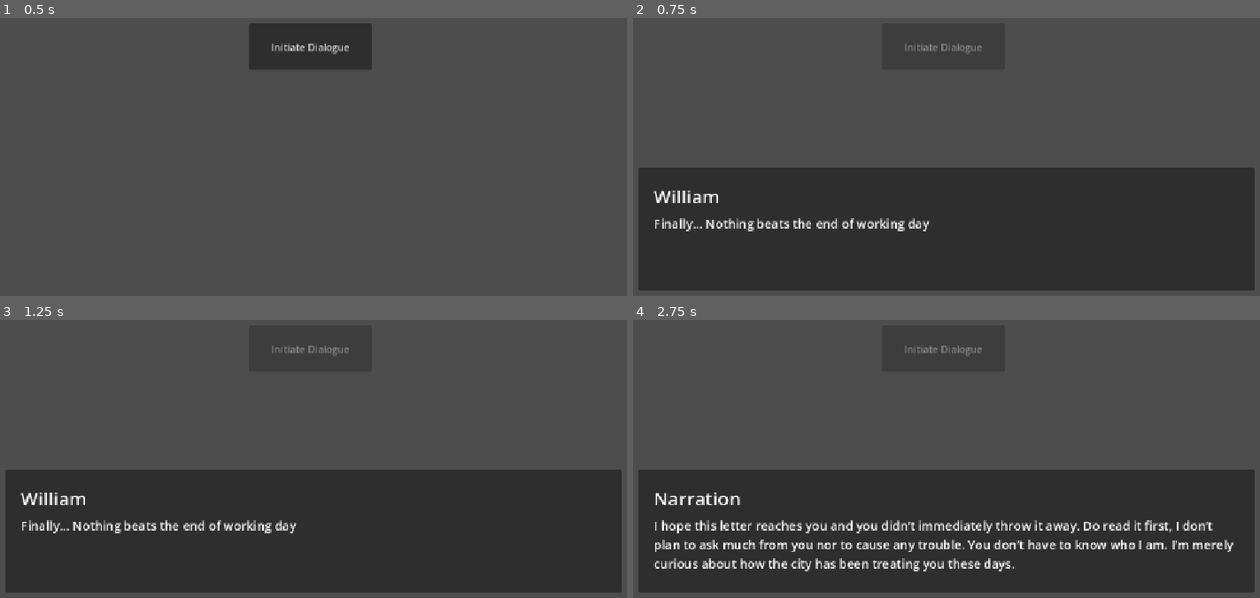
Above: before the commit, frames 1-4 (two rows, left to right).
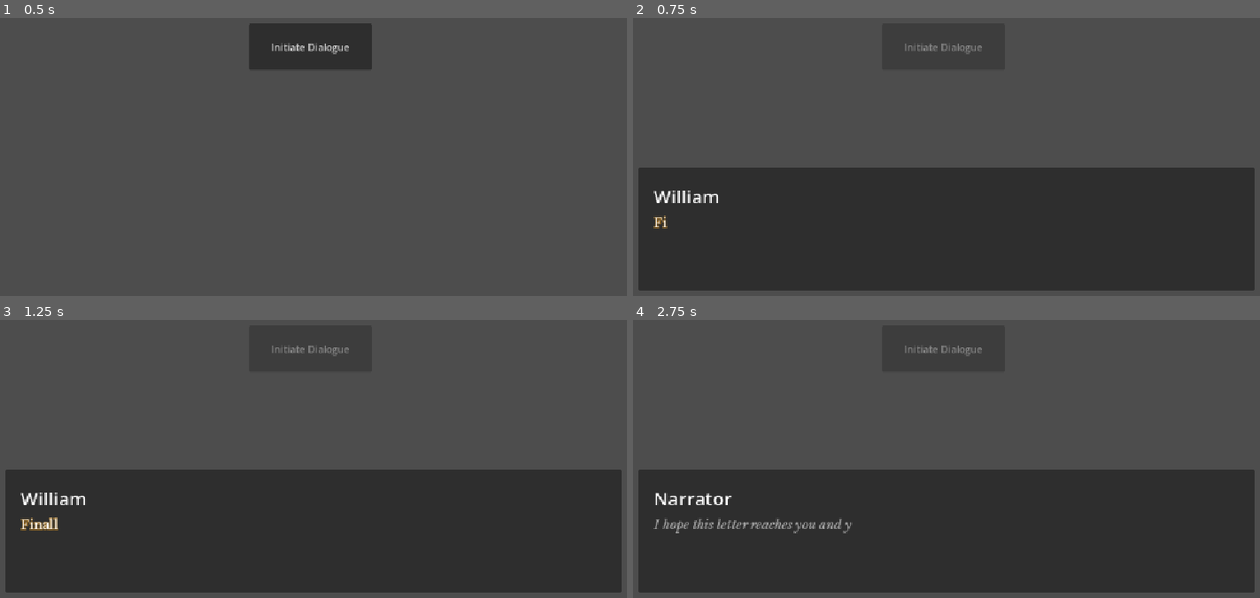
Above: after the commit, the same moments.

Repository: jegeiii/kafcult-co.-s-GIMJAM
Game: Godot game, scene res://scenes/dialogue_test_scene.tscn
Same seed, same stepped clock (60 frames per second), same inputs: the game is played once before the commit and once after it. This scene is started directly instead of the project's main scene.
Inputs:
- Up to frame 1 (0.5 s): no input
- Up to frame 2 (0.75 s): click "Initiate Dialogue" at 0.5 s
- Up to frame 3 (1.25 s): no input
- Up to frame 4 (2.75 s): tap Enter (continue_dialogue) at 1.25, 1.35, 2.1 s

Frame 1 is identical in both runs. In frame 2, 0.9% of the frame differs, in the area x 3-48%, y 71-77%; in frame 3, 1.0%; in frame 4, 4.7%, in the area x 3-96%, y 62-91%.

Commit message:
feat: added styling and typing animation for dialogue

Diff:
--- /dev/null
+++ b/dialogues/experimental_dialogue_text.json
@@ -0,0 +1,374 @@
+
+{
+  "characters": [
+	{
+	  "name": "William",
+	  "position": "center"
+	},
+	{
+	  "name": "Narrator"
+	}
+  ],
+  "dialogue": [
+	{
+	  "speaker": "William",
+	  "expression": "normal",
+	  "delivery": "spoken",
+	  "segments": [
+		{
+		  "text": "Finally... ",
+		  "pacing": 0.12,
+		  "style": "normal",
+		  "pause_after": 0.5
+		},
+		{
+		  "text": "Nothing beats the end of working day.",
+		  "pacing": 0.055,
+		  "style": "normal",
+		  "pause_after": 0
+		}
+	  ]
+	},
+	{
+	  "speaker": "William",
+	  "expression": "normal",
+	  "delivery": "spoken",
+	  "segments": [
+		{
+		  "text": "Why is there a letter from... ",
+		  "pacing": 0.055,
+		  "style": "normal",
+		  "pause_after": 0.8
+		},
+		{
+		  "text": "that place anyways?",
+		  "pacing": 0.09,
+		  "style": "normal",
+		  "pause_after": 0
+		}
+	  ]
+	},
+	{
+	  "speaker": "Narrator",
+	  "expression": "normal",
+	  "delivery": "narration",
+	  "segments": [
+		{
+		  "text": "To my dear, William Blackwood",
+		  "pacing": 0.055,
+		  "style": "narration",
+		  "pause_after": 1.2
+		}
+	  ]
+	},
+	{
+	  "speaker": "Narrator",
+	  "expression": "normal",
+	  "delivery": "narration",
+	  "segments": [
+		{
+		  "text": "I hope this letter reaches you and you didn't immediately throw it away. ",
+		  "pacing": 0.045,
+		  "style": "narration",
+		  "pause_after": 0.3
+		},
+		{
+		  "text": "Do read it first, I don't plan to ask much from you nor to cause any trouble. ",
+		  "pacing": 0.045,
+		  "style": "narration",
+		  "pause_after": 0.3
+		},
+		{
+		  "text": "You don't have to know who I am. ",
+		  "pacing": 0.05,
+		  "style": "narration",
+		  "pause_after": 0.5
+		},
+		{
+		  "text": "I'm merely curious about how the city has been treating you these days.",
+		  "pacing": 0.045,
+		  "style": "narration",
+		  "pause_after": 1.5
+		}
+	  ]
+	},
+	{
+	  "speaker": "Narrator",
+	  "expression": "normal",
+	  "delivery": "narration",
+	  "segments": [
+		{
+		  "text": "The city is heaven, isn't it? ",
+		  "pacing": 0.05,
+		  "style": "narration",
+		  "pause_after": 0.4
+		},
+		{
+		  "text": "Lots of opportunities. Plenty of possibilities. ",
+		  "pacing": 0.045,
+		  "style": "narration",
+		  "pause_after": 0.4
+		},
+		{
+		  "text": "Even fresh chances to achieve your deep-rooted dreams. ",
+		  "pacing": 0.045,
+		  "style": "narration",
+		  "pause_after": 0.8
+		},
+		{
+		  "text": "Still, you realize it, don't you? ",
+		  "pacing": 0.065,
+		  "style": "narration",
+		  "pause_after": 0.6
+		},
+		{
+		  "text": "That no matter how far you run from the woods, you know that...",
+		  "pacing": 0.085,
+		  "style": "narration",
+		  "pause_after": 1.5
+		}
+	  ]
+	},
+	{
+	  "speaker": "Narrator",
+	  "expression": "normal",
+	  "delivery": "narration",
+	  "segments": [
+		{
+		  "text": "Only the worthy ones deserve heaven.",
+		  "pacing": 0.11,
+		  "style": "ominous",
+		  "pause_after": 1.5
+		}
+	  ]
+	},
+	{
+	  "speaker": "William",
+	  "expression": "surprised",
+	  "delivery": "spoken",
+	  "segments": [
+		{
+		  "text": "...!!",
+		  "pacing": 0.18,
+		  "style": "emphasis",
+		  "pause_after": 1.2
+		}
+	  ]
+	},
+	{
+	  "speaker": "Narrator",
+	  "expression": "normal",
+	  "delivery": "narration",
+	  "segments": [
+		{
+		  "text": "The doors will greet you with open arms.",
+		  "pacing": 0.075,
+		  "style": "narration",
+		  "pause_after": 1.0
+		}
+	  ]
+	},
+	{
+	  "speaker": "Narrator",
+	  "expression": "normal",
+	  "delivery": "narration",
+	  "segments": [
+		{
+		  "text": "If you walk through the woods to the place that was once your home now, ",
+		  "pacing": 0.045,
+		  "style": "narration",
+		  "pause_after": 0.3
+		},
+		{
+		  "text": "you'll see the walls are as steady as ever, expected from the Blackwoods. ",
+		  "pacing": 0.045,
+		  "style": "narration",
+		  "pause_after": 0.3
+		},
+		{
+		  "text": "The roofs are still looming high to the sky though the power is now weak. ",
+		  "pacing": 0.045,
+		  "style": "narration",
+		  "pause_after": 0.3
+		},
+		{
+		  "text": "The crickets still sing their ode late into the night.",
+		  "pacing": 0.05,
+		  "style": "narration",
+		  "pause_after": 1.0
+		}
+	  ]
+	},
+	{
+	  "speaker": "Narrator",
+	  "expression": "normal",
+	  "delivery": "narration",
+	  "segments": [
+		{
+		  "text": "Nobody lives there anymore. ",
+		  "pacing": 0.075,
+		  "style": "ominous",
+		  "pause_after": 0.7
+		},
+		{
+		  "text": "Nobody comes by.",
+		  "pacing": 0.095,
+		  "style": "ominous",
+		  "pause_after": 1.2
+		}
+	  ]
+	},
+	{
+	  "speaker": "Narrator",
+	  "expression": "normal",
+	  "delivery": "narration",
+	  "segments": [
+		{
+		  "text": "I hope you can do me a favor to visit the manor again. ",
+		  "pacing": 0.05,
+		  "style": "narration",
+		  "pause_after": 0.4
+		},
+		{
+		  "text": "Though I can't guarantee that we will meet there, ",
+		  "pacing": 0.055,
+		  "style": "narration",
+		  "pause_after": 0.5
+		},
+		{
+		  "text": "but you won't be alone.",
+		  "pacing": 0.085,
+		  "style": "ominous",
+		  "pause_after": 1.0
+		}
+	  ]
+	},
+	{
+	  "speaker": "Narrator",
+	  "expression": "normal",
+	  "delivery": "narration",
+	  "segments": [
+		{
+		  "text": "I'm waiting... ",
+		  "pacing": 0.11,
+		  "style": "narration",
+		  "pause_after": 1.0
+		},
+		{
+		  "text": "No, they're waiting.",
+		  "pacing": 0.13,
+		  "style": "ominous",
+		  "pause_after": 1.5
+		}
+	  ]
+	},
+	{
+	  "speaker": "William",
+	  "expression": "surprised",
+	  "delivery": "spoken",
+	  "segments": [
+		{
+		  "text": "...Going back? ",
+		  "pacing": 0.14,
+		  "style": "normal",
+		  "pause_after": 0.8
+		},
+		{
+		  "text": "There?",
+		  "pacing": 0.18,
+		  "style": "normal",
+		  "pause_after": 2.5
+		}
+	  ]
+	},
+	{
+	  "speaker": "William",
+	  "expression": "normal",
+	  "delivery": "spoken",
+	  "segments": [
+		{
+		  "text": "Only the worthy ones deserve heaven... ",
+		  "pacing": 0.095,
+		  "style": "normal",
+		  "pause_after": 0.8
+		},
+		{
+		  "text": "Who even knows that?",
+		  "pacing": 0.065,
+		  "style": "normal",
+		  "pause_after": 2.0
+		}
+	  ]
+	},
+	{
+	  "speaker": "William",
+	  "expression": "normal",
+	  "delivery": "spoken",
+	  "segments": [
+		{
+		  "text": "Should I go...? ",
+		  "pacing": 0.1,
+		  "style": "normal",
+		  "pause_after": 1.0
+		},
+		{
+		  "text": "But...",
+		  "pacing": 0.17,
+		  "style": "normal",
+		  "pause_after": 1.5
+		}
+	  ]
+	},
+	{
+	  "speaker": "William",
+	  "expression": "normal",
+	  "delivery": "thought",
+	  "segments": [
+		{
+		  "text": "Who even sent this invitation to me ",
+		  "pacing": 0.055,
+		  "style": "thought",
+		  "pause_after": 0.5
+		},
+		{
+		  "text": "after all these years?",
+		  "pacing": 0.09,
+		  "style": "thought",
+		  "pause_after": 0.8
+		}
+	  ]
+	},
+	{
+	  "speaker": "William",
+	  "expression": "normal",
+	  "delivery": "thought",
+	  "segments": [
+		{
+		  "text": "Ignoring the invitation does feel kind of rude, ",
+		  "pacing": 0.05,
+		  "style": "thought",
+		  "pause_after": 0.4
+		},
+		{
+		  "text": "though.",
+		  "pacing": 0.12,
+		  "style": "thought",
+		  "pause_after": 1.0
+		}
+	  ]
+	},
+	{
+	  "speaker": "William",
+	  "expression": "normal",
+	  "delivery": "spoken",
+	  "segments": [
+		{
+		  "text": "Let's get this over with, then...",
+		  "pacing": 0.07,
+		  "style": "normal",
+		  "pause_after": 0
+		}
+	  ]
+	}
+  ]
+}
--- /dev/null
+++ b/presets/emphasis.tres
@@ -0,0 +1,14 @@
+[gd_resource type="Resource" script_class="TextPreset" format=3 uid="uid://dsxjs7t8uu8s8"]
+
+[ext_resource type="Script" uid="uid://dtenxj4itxwi5" path="res://presets/text_preset.gd" id="1_4t1y7"]
+[ext_resource type="FontFile" uid="uid://cid85lhfdw6h2" path="res://fonts/LibreBaskerville-Bold.ttf" id="1_34t72"]
+
+[resource]
+script = ExtResource("1_4t1y7")
+font = ExtResource("1_34t72")
+font_size = 22
+color = Color(0.9411765, 0.9019608, 0.8352941, 1)
+bold = true
+outline = Color(0.16078432, 0.13333334, 0.11372549, 1)
+outline_size = 1
+metadata/_custom_type_script = "uid://dtenxj4itxwi5"
--- a/scenes/dialogue_ui.tscn
+++ b/scenes/dialogue_ui.tscn
@@ -4,9 +4,6 @@
 
 [sub_resource type="LabelSettings" id="LabelSettings_uj04i"]
 font_size = 30
-
-[sub_resource type="LabelSettings" id="LabelSettings_p5viw"]
-font_size = 20
 
 [node name="DialogueUI" type="Control" unique_id=1234273672]
 layout_mode = 3
@@ -51,10 +48,10 @@
 text = "Character Name"
 label_settings = SubResource("LabelSettings_uj04i")
 
-[node name="CharacterMessageLabel" type="Label" parent="MarginContainer/DialogueBox/MarginContainer/VBoxContainer" unique_id=1560942092]
+[node name="CharacterMessageLabel" type="RichTextLabel" parent="MarginContainer/DialogueBox/MarginContainer/VBoxContainer" unique_id=1828002419]
 unique_name_in_owner = true
-custom_minimum_size = Vector2(600, 0)
+custom_minimum_size = Vector2(600, 50)
 layout_mode = 2
-text = "Character Message"
-label_settings = SubResource("LabelSettings_p5viw")
-autowrap_mode = 3
+bbcode_enabled = true
+text = "MessageCharacter MessageCharacter MessageCharacter MessageCharacter MessageCharacter MessageCharacter MessageCharacter MessageCharacter MessageCharacter MessageCharacter MessageCharacter MessageCharacter MessageCharacter MessageCharacter MessageCharacter MessageCharacter MessageCharacter MessageCharacter MessageCharacter MessageCharacter MessageCharacter MessageCharacter MessageCharacter MessageCharacter Message"
+fit_content = true
--- a/scripts/dialogue_manager.gd
+++ b/scripts/dialogue_manager.gd
@@ -3,10 +3,11 @@
 var dialogue_lines: Array
 var current_line_idx: int
 var dialogue_ongoing: bool
+var dialogue_line_ongoing: bool
 
 signal dialogue_start
 signal dialogue_end
-signal load_next_line(speaker, text)
+signal load_next_line(speaker, message)
 
 func load_dialogue_json(dialogue_path: String) -> Dictionary:
 	# Basically import the entire json file as text
@@ -31,10 +32,10 @@
 
 	# Get the array of all the dialogues from a json file
 	var dialogue_json: Dictionary = load_dialogue_json(dialogue_path)
-	var dialogue_data = dialogue_json["dialogue"]
+	var dialogue_lines_data = dialogue_json["dialogue"]
 
 	# Set initial conditions
-	dialogue_lines = dialogue_data
+	dialogue_lines = dialogue_lines_data
 	current_line_idx = 0
 
 	# Display the first line
@@ -42,8 +43,9 @@
 
 func display_current_line() -> void:
 	var current_line: Dictionary = dialogue_lines[current_line_idx]
+	print(current_line)
 	var current_speaker = current_line["speaker"]
-	var current_message = current_line["text"]
+	var current_message = current_line["segments"]
 
 	# Emit signal to load the next line
 	load_next_line.emit(current_speaker, current_message)
@@ -56,4 +58,4 @@
 		dialogue_ongoing = false
 
 #func _ready():
-	#print(dialogue_start)
+	#initiate_dialogue("res://dialogues/experimental_dialogue_text.json")
--- a/scripts/dialogue_test_scene.gd
+++ b/scripts/dialogue_test_scene.gd
@@ -6,7 +6,7 @@
 func _on_button_pressed() -> void:
 	print("Dialogue initiated")
 	$CanvasLayer/Button.disabled = true
-	DialogueManager.initiate_dialogue("res://dialogues/test_dialogue_text.json")
+	DialogueManager.initiate_dialogue("res://dialogues/experimental_dialogue_text.json")
 
 func _on_dialogue_end() -> void:
 	$CanvasLayer/Button.disabled = false
--- a/scripts/dialogue_ui.gd
+++ b/scripts/dialogue_ui.gd
@@ -2,7 +2,7 @@
 
 @onready var dialogue_box: PanelContainer = %DialogueBox
 @onready var name_label: Label = %CharacterNameLabel
-@onready var message_label: Label = %CharacterMessageLabel
+@onready var message_label: RichTextLabel = %CharacterMessageLabel
 
 # Called when the node enters the scene tree for the first time.
 func _ready() -> void:
@@ -20,6 +20,61 @@
 func _on_dialogue_end() -> void:
 	dialogue_box.visible = false
 
-func _on_load_next_line(name, message) -> void:
+const PRESETS: Dictionary = {
+	"normal": preload("res://presets/normal.tres"),
+	"narration": preload("res://presets/narration.tres"),
+	"ominous": preload("res://presets/ominous.tres"),
+	"thought": preload("res://presets/thought.tres"),
+	"emphasis": preload("res://presets/emphasis.tres")
+}
+
+func get_preset(style):
+	return PRESETS[style]
+
+func apply_preset(sample_text, preset) -> String:
+	var result = sample_text
+
+	# Apply font & font size
+	result = "[font={font}]".format({"font": preset.font.resource_path}) + result + "[/font]"
+	result = "[font_size={size}]".format({"size": preset.font_size}) + result + "[/font_size]"
+	# Apply color
+	result = "[color=#{color}]".format({"color": preset.color.to_html()}) + result + "[/color]"
+	# Apply outline
+	result = "[outline_size={size}][outline_color=#{outline}]".format({"outline": preset.outline.to_html(), "size": preset.outline_size}) + result + "[/outline_color][/outline_size]"
+	if preset.bold:
+		result = "[b]" + result + "[/b]"
+	if preset.italic:
+		result = "[i]" + result + "[/i]"
+	if preset.underline:
+		result = "[u]" + result + "[/u]"
+	if preset.strikethrough:
+		result = "[s]" + result + "[/s]"
+
+	return result
+
+func _on_load_next_line(name, message_segments) -> void:
+	# Initial state of dialogue box ig idk
 	name_label.text = name
-	message_label.text = message
+	message_label.text = ""
+	message_label.visible_characters = 0
+	var total_characters = 0
+
+	for segment in message_segments:
+		# Get the base text
+		var text = segment.text
+
+		# Get style and apply preset
+		var style = segment.style
+		var preset = get_preset(style)
+		var formatted_text = apply_preset(text, preset)
+		message_label.append_text(formatted_text)
+
+		# Load all the characters for current
+		total_characters += text.length()
+		var pace = segment.pacing
+		var pause_after = segment.pause_after
+		while message_label.visible_characters < total_characters:
+			message_label.visible_characters += 1
+			await get_tree().create_timer(pace).timeout
+
+		await get_tree().create_timer(pause_after).timeout
Binary file added: fonts/LibreBaskerville-Bold.ttf
Not shown, added: fonts/LibreBaskerville-Bold.ttf.import
